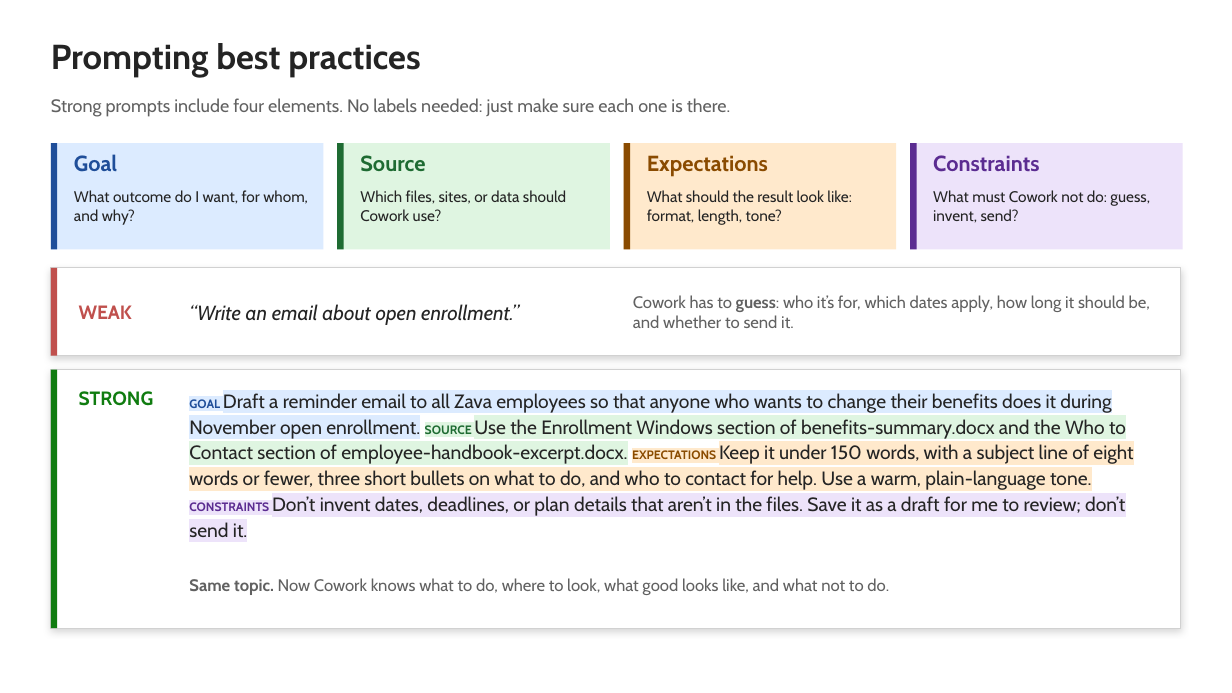
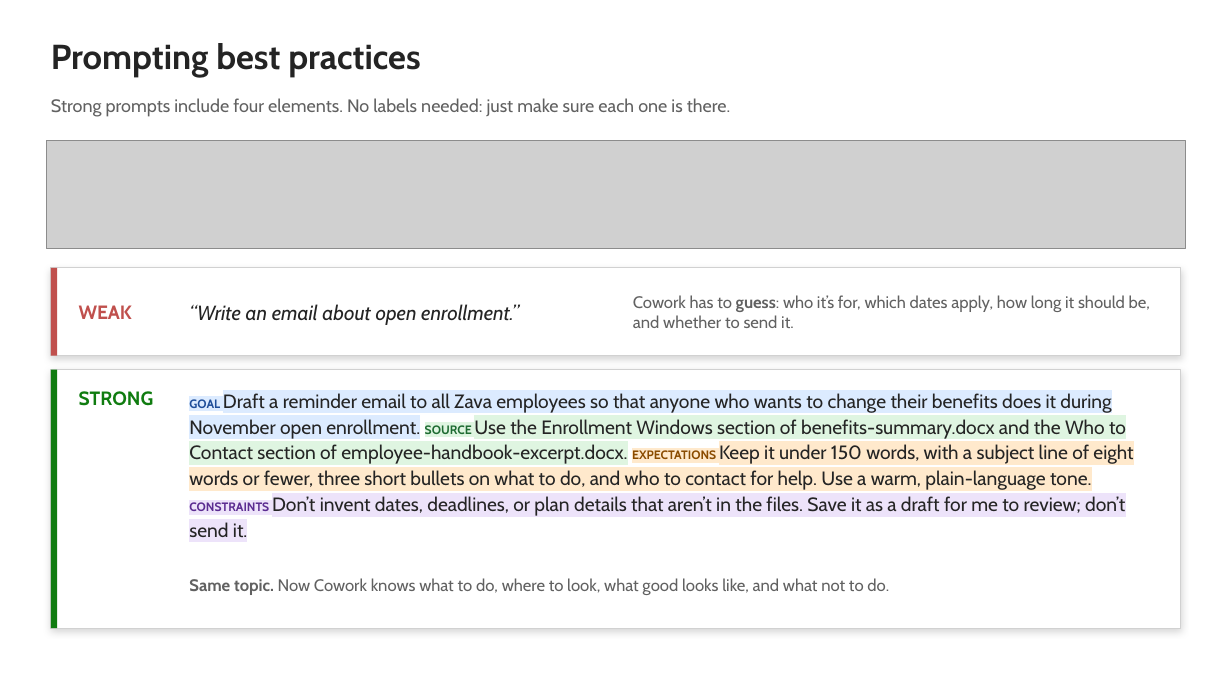
Before and after one commit to ragage/ai_hr_cowork_workshop, a slide deck: slide 14 of instructor/instructor-deck.pptx. Drawn at 1232x693 pixels with LibreOffice and Linux fonts; fonts in the diff are those of the drawing; grey boxes stand for pictures. Boxes give left, top, right and bottom in pixels: in the first picture for what was removed or moved away, otherwise in the second. Text is boxed around its words. In the diff, an @@ line names an element or a change of style, - is before the commit and + after.

```diff
--- a/instructor/instructor-deck.pptx
+++ b/instructor/instructor-deck.pptx
@@ picture added at box(46, 140, 1186, 249) @@
@@ rectangle removed at box(51, 143, 323, 250) @@
@@ rectangle removed at box(51, 143, 57, 250) @@
@@ rectangle removed at box(337, 143, 610, 250) @@
@@ rectangle removed at box(337, 143, 344, 250) @@
@@ rectangle removed at box(624, 143, 897, 250) @@
@@ rectangle removed at box(624, 143, 630, 250) @@
@@ rectangle removed at box(910, 143, 1183, 250) @@
@@ rectangle removed at box(910, 143, 917, 250) @@
@@ text removed at box(74, 154, 117, 172) @@
-Goal
@@ text removed at box(360, 155, 425, 172) @@
-Source
@@ text removed at box(647, 155, 768, 177) @@
-Expectations
@@ text removed at box(933, 155, 1039, 172) @@
-Constraints
@@ text removed at box(74, 190, 308, 225) @@
-What outcome do I want, for whom, and why?
@@ text removed at box(360, 190, 566, 221) @@
-Which files, sites, or data should Cowork use?
@@ text removed at box(647, 190, 851, 225) @@
-What should the result look like: format, length, tone?
@@ text removed at box(933, 190, 1150, 222) @@
-What must Cowork not do: guess, invent, send?
```
Also in this commit, not shown: 24 other slides changed, 44 other files.
